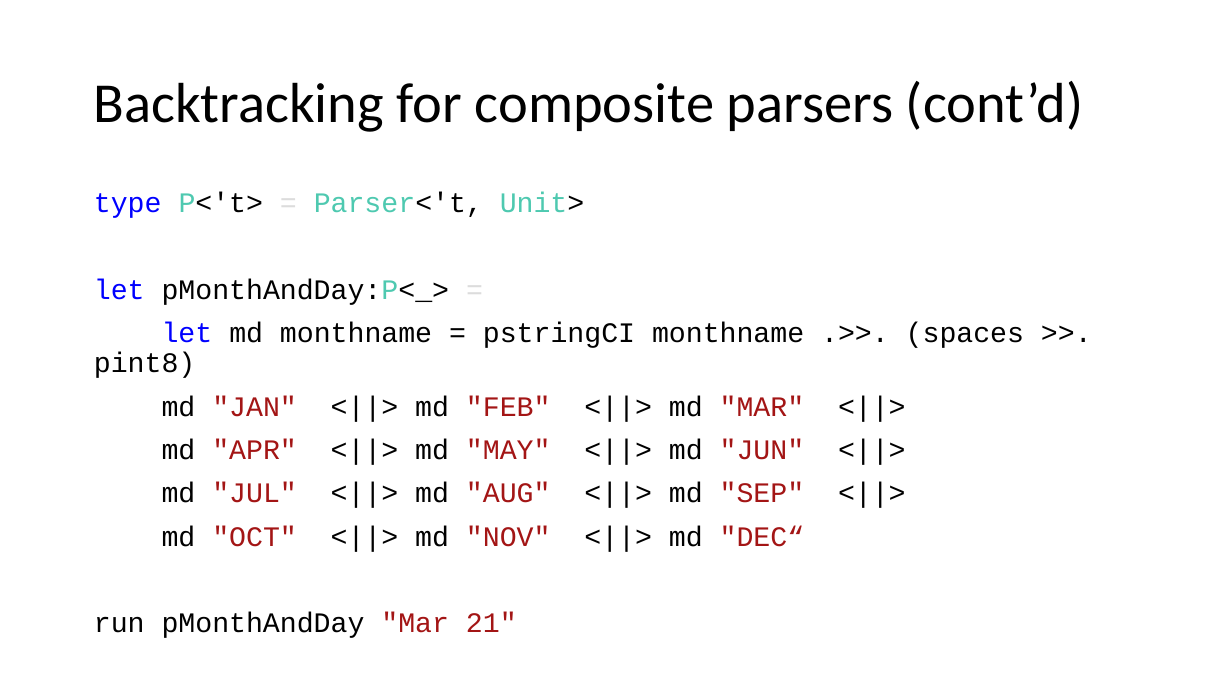
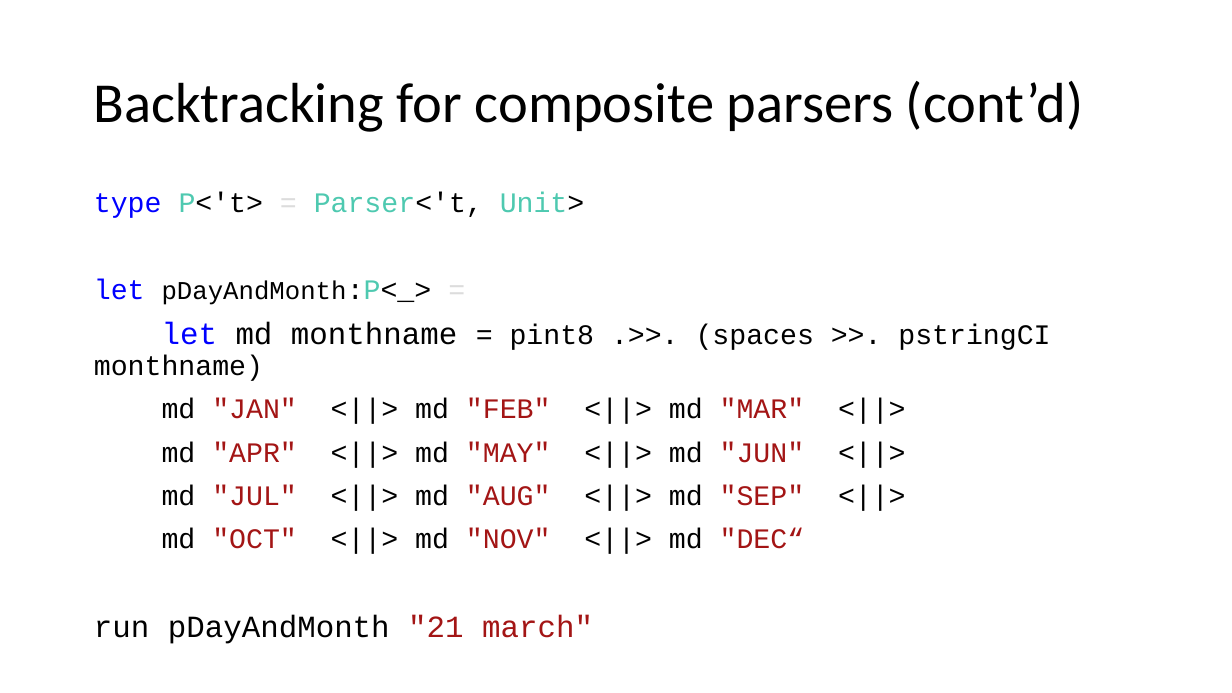
Before and after one commit to atiboros/PracticalFParsec, a slide deck: slide 16 of Slides/Practical FParsec V2.pptx. Drawn at 1232x693 pixels with LibreOffice and Linux fonts; fonts in the diff are those of the drawing. Boxes give left, top, right and bottom in pixels: in the first picture for what was removed or moved away, otherwise in the second. Text is boxed around its words. In the diff, an @@ line names an element or a change of style, - is before the commit and + after.

```diff
--- a/Slides/Practical FParsec V2.pptx
+++ b/Slides/Practical FParsec V2.pptx
@@ text at [94, 279, 1050, 381]: text changed @@
-let pMonthAndDay:P<_> =
-let md monthname = pstringCI monthname .>>. (spaces >>. pint8)
+let pDayAndMonth:P<_> =
+let md monthname = pint8 .>>. (spaces >>. pstringCI monthname)
@@ text at [94, 615, 593, 644]: text changed; size 22 to 24 pt @@
-run pMonthAndDay "Mar 21"
+run pDayAndMonth "21 march"
```
Also in this commit, not shown: 1 other slide changed, 1 other file.
